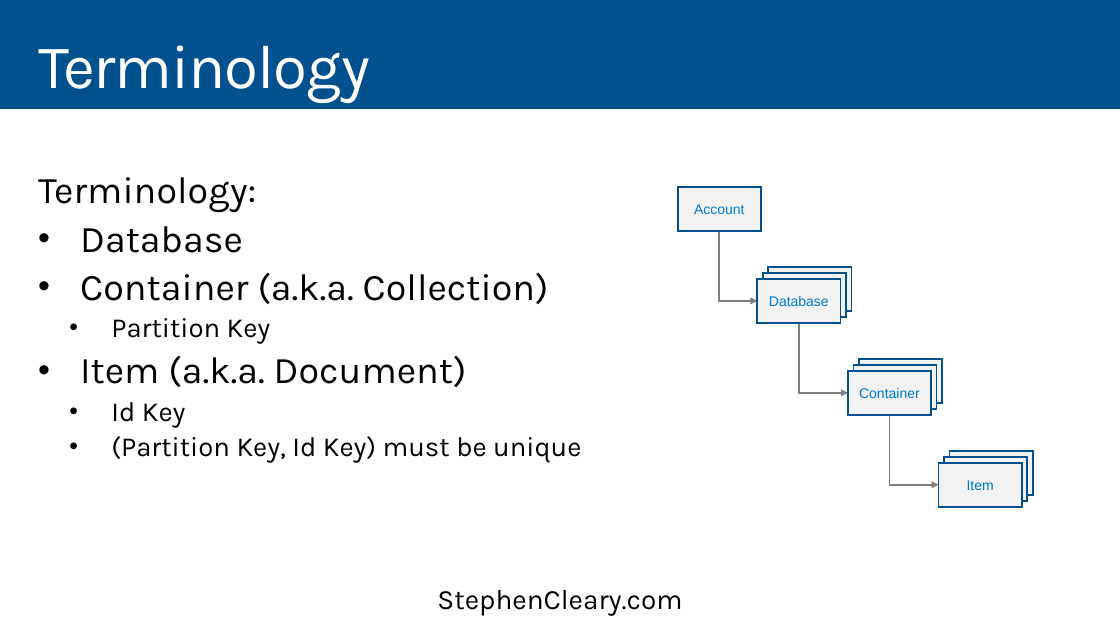
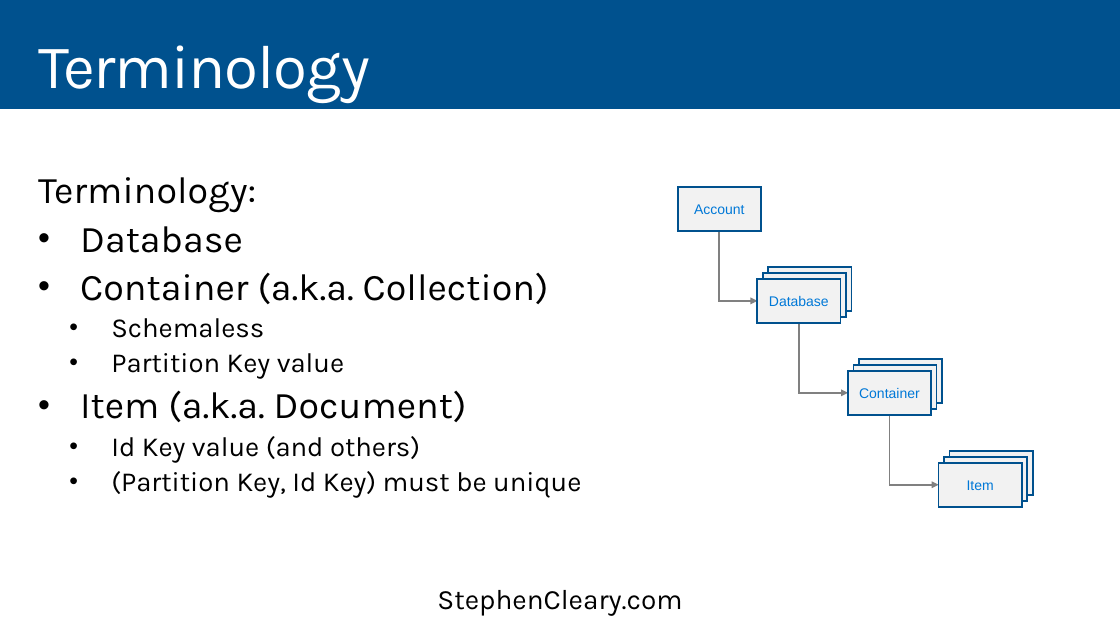
Before and after one commit to StephenCleary/Presentations, a slide deck: slide 13 of CosmosDB/CosmosDB - 16.9.pptx. Drawn at 1120x630 pixels with LibreOffice and Linux fonts; fonts in the diff are those of the drawing. Boxes give left, top, right and bottom in pixels: in the first picture for what was removed or moved away, otherwise in the second. Text is boxed around its words. In the diff, an @@ line names an element or a change of style, - is before the commit and + after.

```diff
--- a/CosmosDB/CosmosDB - 16.9.pptx
+++ b/CosmosDB/CosmosDB - 16.9.pptx
@@ text at [111,318,344,379]: text changed @@
-  • Partition Key
+  • Schemaless
+  • Partition Key value
@@ text at [111,436,420,463]: text changed @@
-  • Id Key
+  • Id Key value (and others)
```
Also in this commit, not shown: 15 other slides changed, 4 other files.
